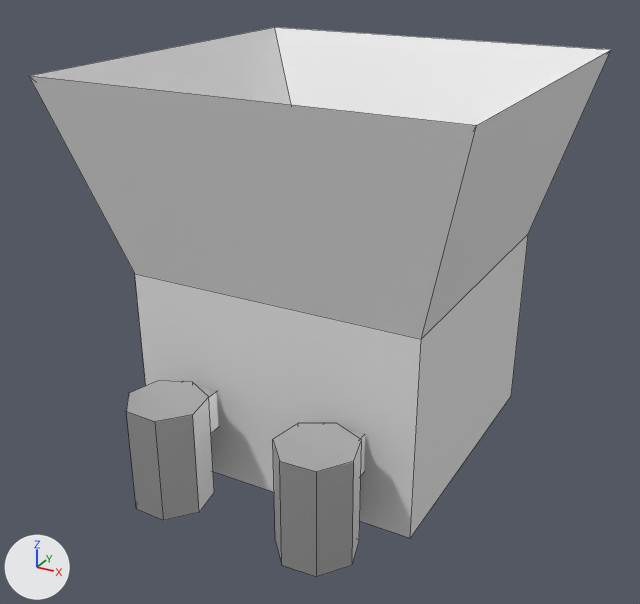
Before and after pictures for a commit that changed the Blender file SourceAssets/Donal/Incinerator.blend.
Before and after are seen from a 50 mm lens placed at (0.983, -1.911, 1.308), pointed at (-0.015, -0.097, 0.401). Every picture has the same lights, and +X, +Y and +Z are marked at lower left. Mesh edges are drawn as thin lines.

Script lines for the objects in view, before the commit:
```python
me_mesh = bpy.data.meshes.new('Mesh')
me_mesh.from_pydata(...)  # 64 vertices, 42 faces; spans x -19.9..19.9, y -23.3..19.9, z 0.0..38.8
# faces by material slot: [18, 24]
me_mesh.materials.append(mat_material_003)  # white #e7e7e7
me_mesh.materials.append(mat_material_004)  # white #e7e7e7
# before: 4 (-19.9, -19.9, 38.8) at pixel (28, 75), 5 (-19.9, 19.9, 38.8) at pixel (274, 27), 6 (-14.7, -14.7, 19.9) at pixel (134, 273), 7 (14.7, -14.7, 19.9) at pixel (421, 339), 8 (14.7, 14.7, 19.9) at pixel (528, 233)
# before: 9 (-14.7, 14.7, 19.9), 18 (19.9, -19.9, 38.8) at pixel (476, 125), 19 (19.9, 19.9, 38.8) at pixel (611, 49)
ob_box002 = bpy.data.objects.new('Box002', me_mesh)
ob_box002.location = (0.0, 0.0, 0.0)
ob_box002.scale = (0.0254, 0.0254, 0.0254)
```
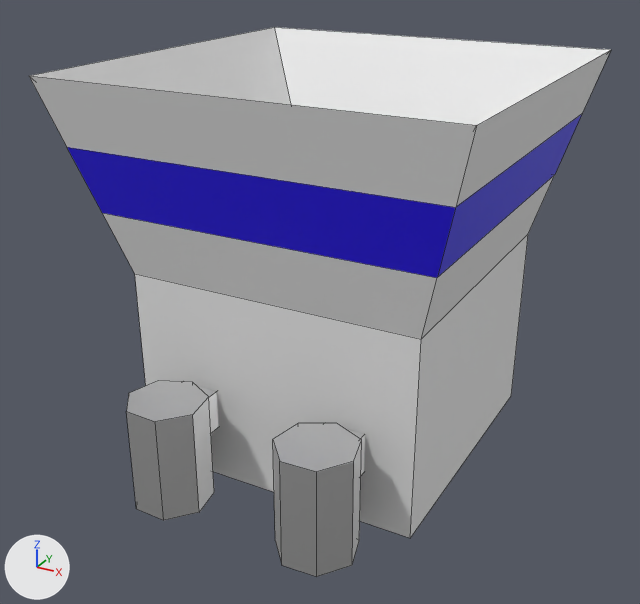
The change in detail:
Material 'Material.005' (mat_material_005) is new.
Its base color is (0.0141, 0.0, 0.8) (blue #2000e7).
me_mesh has 64 vertices, 42 faces and spans x -19.9..19.9, y -23.3..19.9, z 0.0..38.8.
me_mesh is used by ob_box002; location (0.0, 0.0, 0.0); scale (0.0254, 0.0254, 0.0254).
Verts and faces of me_mesh; kept vertices keep their numbers, new ones are numbered from 64.
Part 1, on me_mesh:
Faces deleted: (4, 6, 7, 18), (4, 5, 9, 6), (7, 8, 19, 18), (5, 19, 8, 9).
New vertex 64 is at (-16.5, -16.5, 26.2), pixel (102, 212).
New vertex 65 is at (-18.2, -18.2, 32.5), pixel (66, 147).
New vertex 66 is at (18.2, -18.2, 32.5), pixel (455, 207).
New vertex 67 is at (16.5, -16.5, 26.2), pixel (437, 277).
New vertex 68 is at (-16.5, 16.5, 26.2).
New vertex 69 is at (-18.2, 18.2, 32.5).
New vertex 70 is at (18.2, 18.2, 32.5), pixel (582, 113).
New vertex 71 is at (16.5, 16.5, 26.2), pixel (554, 174).
New faces: (4, 65, 66, 18), (4, 5, 69, 65), (18, 66, 70, 19), (5, 19, 70, 69), (8, 9, 68, 71), (7, 8, 71, 67) (mat_material_003 (white #e7e7e7)).
New faces: (6, 64, 68, 9), (6, 7, 67, 64) (mat_material_003 (white #e7e7e7)).
New faces: (68, 69, 70, 71), (66, 67, 71, 70), (64, 65, 69, 68), (64, 67, 66, 65) (mat_material_005 (blue #2000e7)).
me_mesh now uses material mat_material_005 (blue #2000e7).

Where the change shows, as pixel boxes [x1, y1, x2, y2] in the pictures (640 x 604 px):
part 1 of me_mesh, built on: [29, 50, 611, 339] in both
